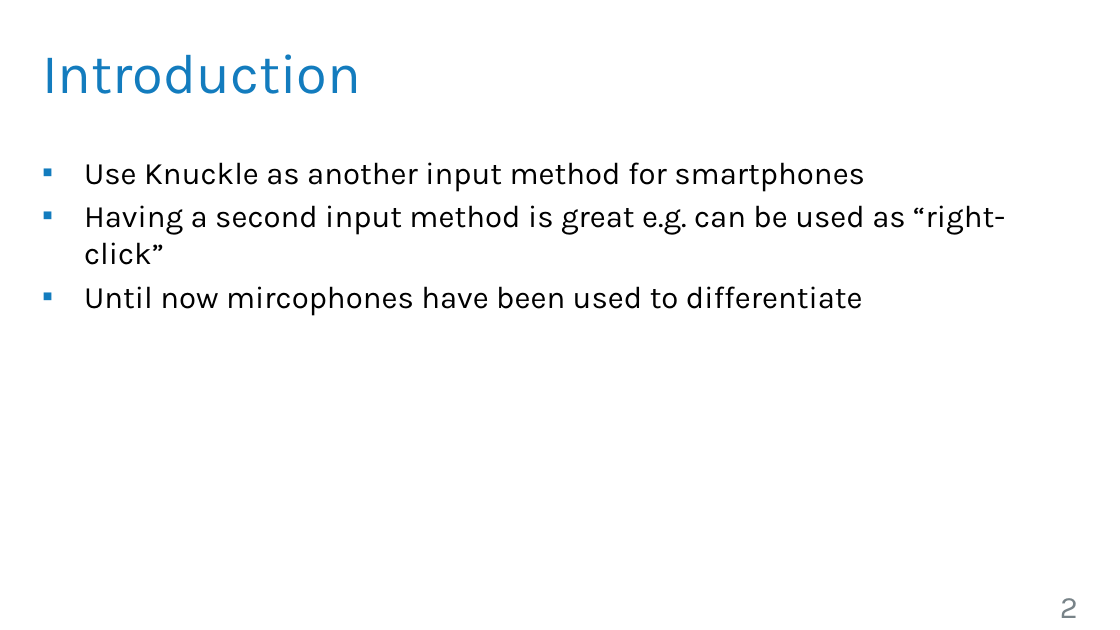
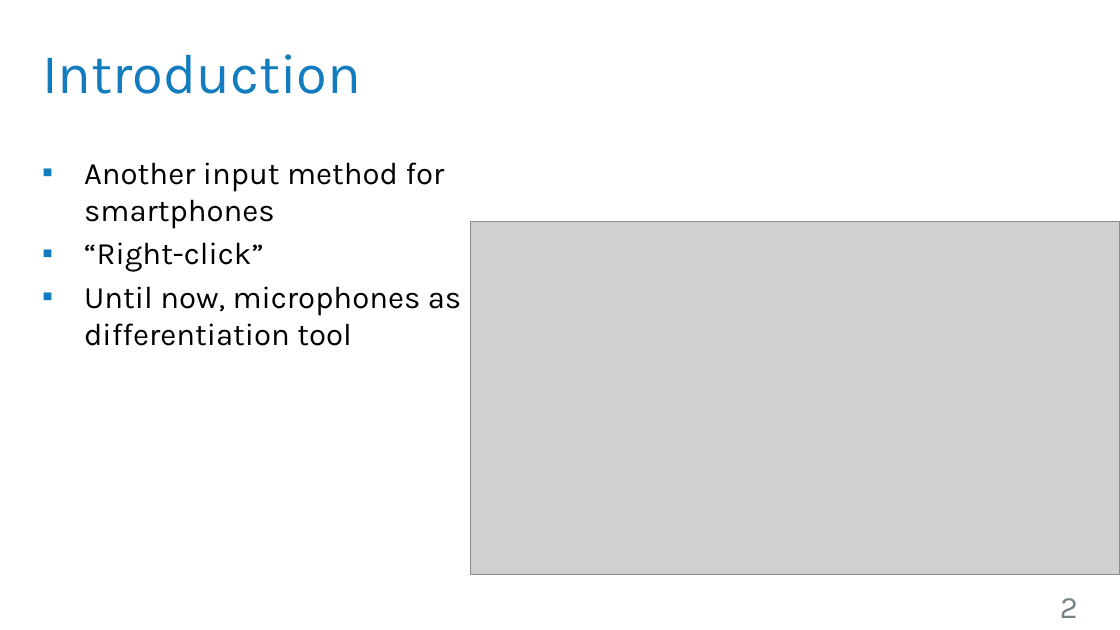
Before and after one commit to robsch94/FaPraKnuckleInput, a slide deck: slide 2 of FirstPresentation.pptx. Drawn at 1120x630 pixels with LibreOffice and Linux fonts; fonts in the diff are those of the drawing; grey boxes stand for pictures; background and template pictures are left out. Boxes give left, top, right and bottom in pixels: in the first picture for what was removed or moved away, otherwise in the second. Text is boxed around its words. In the diff, an @@ line names an element or a change of style, - is before the commit and + after.

```diff
--- a/FirstPresentation.pptx
+++ b/FirstPresentation.pptx
@@ text at bbox=[84, 162, 461, 346]: text changed @@
-▪ Use Knuckle as another input method for smartphones
-▪ Having a second input method is great e.g. can be used as “right-click”
-▪ Until now mircophones have been used to differentiate
+▪ Another input method for smartphones
+▪ “Right-click”
+▪ Until now, microphones as differentiation tool
@@ picture added at bbox=[470, 222, 1120, 576] @@
```
Also in this commit, not shown: 6 other slides changed, 3 slides added, 3 slides removed.
